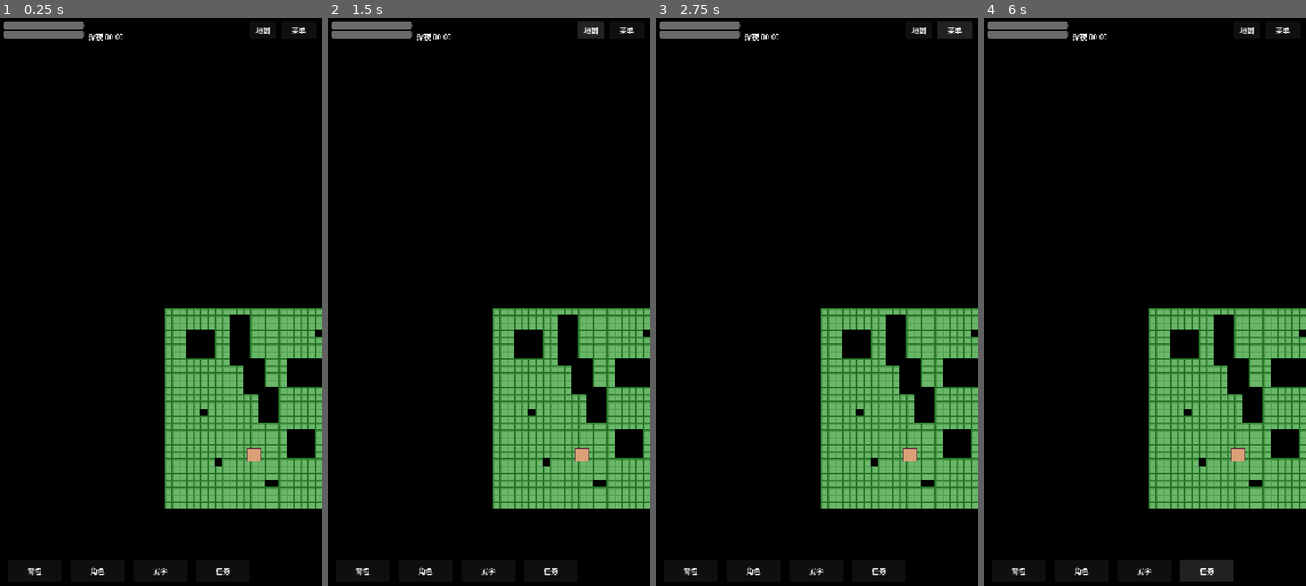
Above: before the commit, frames 1-4 (left to right).
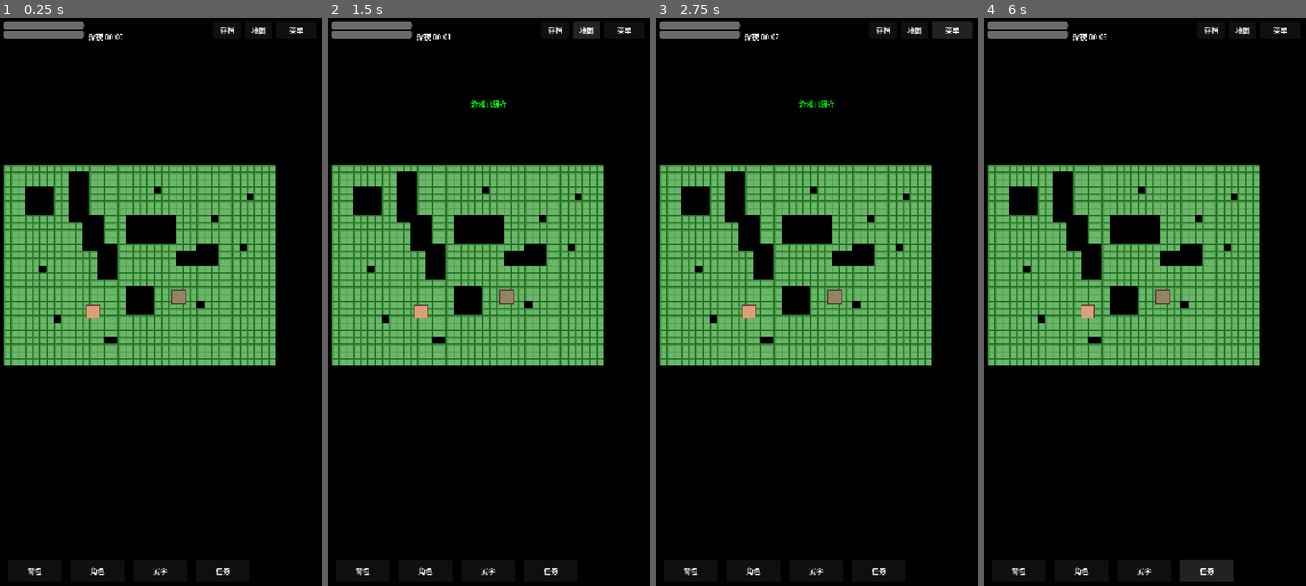
Above: after the commit, the same moments.

Repository: XinTianyu-Sky/WOTW
Game: Godot game, scene res://scenes/world/world.tscn
Two runs of this game, one before a commit and one after it. Both use one fixed random seed, a clock stepped at 60 frames per second and the inputs below. This scene is started directly instead of the project's main scene.
Inputs (mouse positions are in pixels of both pictures, inside the frame that each line leads up to):
- Up to frame 1 (0.25 s): no input
- Up to frame 2 (1.5 s): click (556, 29) at 0.5 s, where only the run after the commit has a clickable "存档"; click "地图" at 1.25 s
- Up to frame 3 (2.75 s): click "菜单" at 2 s
- Up to frame 4 (6 s): click "背包" at 2.75 s; click "角色" at 3.5 s; click "武学" at 4.25 s; click "任务" at 5 s; tap Enter at 5.75 s; hold D (move_right) from 5.78 s (still down); hold E (interact) from 5.78 s (still down)

The runs differ from the first frame. In frame 1, 37% of the frame differs, in the area x 1-100%, y 1-87%; in frame 2, 37%, in the area x 1-100%, y 0-87%; in frame 3, 37%; in frame 4, 37%.

Commit message:
1、添加手动保存功能 2、添加版本变更记录

Diff:
--- a/project.godot
+++ b/project.godot
@@ -89,6 +89,11 @@
 "events": [Object(InputEventKey,"resource_local_to_scene":false,"resource_name":"","device":-1,"window_id":0,"alt_press …(195 unchanged characters)…
 ]
 }
+quick_save={
+"deadzone": 0.5,
+"events": [Object(InputEventKey,"resource_local_to_scene":false,"resource_name":"","device":-1,"window_id":0,"alt_pressed":false,"shift_pressed":false,"ctrl_pressed":false,"meta_pressed":false,"pressed":false,"keycode":4194310,"physical_keycode":0,"key_label":0,"unicode":0,"location":0,"echo":false,"script":null)
+]
+}
 
 [input_devices]
 
--- a/scenes/ui/hud.tscn
+++ b/scenes/ui/hud.tscn
@@ -76,21 +76,29 @@
 offset_right = 374.0
 offset_bottom = 46.0
 
+[node name="SaveBtn" type="Button" parent="TopPanel"]
+layout_mode = 1
+offset_left = 470.0
+offset_top = 0.0
+offset_right = 530.0
+offset_bottom = 38.0
+text = "存档"
+
+[node name="MapBtn" type="Button" parent="TopPanel"]
+layout_mode = 1
+offset_left = 540.0
+offset_top = 0.0
+offset_right = 600.0
+offset_bottom = 38.0
+text = "地图"
+
 [node name="MenuBtn" type="Button" parent="TopPanel"]
 layout_mode = 1
-offset_left = 620.0
+offset_left = 610.0
 offset_top = 0.0
 offset_right = 700.0
 offset_bottom = 38.0
 text = "菜单"
-
-[node name="MapBtn" type="Button" parent="TopPanel"]
-layout_mode = 1
-offset_left = 550.0
-offset_top = 0.0
-offset_right = 610.0
-offset_bottom = 38.0
-text = "地图"
 
 [node name="BottomBar" type="Control" parent="."]
 layout_mode = 3
--- a/scenes/world/world.tscn
+++ b/scenes/world/world.tscn
@@ -7,6 +7,7 @@
 [ext_resource type="PackedScene" path="res://scenes/ui/hud.tscn" id="5_hud"]
 [ext_resource type="PackedScene" path="res://scenes/world/npc.tscn" id="6_npc"]
 [ext_resource type="PackedScene" path="res://scenes/ui/dialogue_ui.tscn" id="7_dialogue"]
+[ext_resource type="Script" path="res://scripts/player/player.gd" id="8_player"]
 
 [sub_resource type="CircleShape2D" id="player_shape"]
 radius = 10.0
@@ -21,6 +22,7 @@
 script = ExtResource("3_map")
 
 [node name="Player" type="CharacterBody2D" parent="."]
+script = ExtResource("8_player")
 position = Vector2(208, 336)
 
 [node name="CollisionShape2D" type="CollisionShape2D" parent="Player"]
--- a/scripts/combat/battle_controller.gd
+++ b/scripts/combat/battle_controller.gd
@@ -97,7 +97,9 @@
 	unit.display_name = data.get("name", "Unknown")
 	unit.is_player_side = is_player
 	unit.stats = data.get("stats", PlayerStats.new())
-	unit.skills = data.get("skills", [])
+	var skills: Array = data.get("skills", [])
+	if skills.size() > 0:
+		unit.external_skill_id = skills[0]
 	unit.sprite_path = data.get("sprite", "")
 	return unit
 
--- a/scripts/core/game_manager.gd
+++ b/scripts/core/game_manager.gd
@@ -92,15 +92,26 @@
 
 # ---- 存档数据构建 ----
 func build_save_data() -> Dictionary:
+	# 同步当前 PlayerStats 到序列化字典
+	_sync_stats_to_dict()
+	# 去掉不可序列化的引用
+	var save_player = player_data.duplicate(true)
+	save_player.erase("_stats_ref")
 	return {
 		"version": "0.1.0",
 		"game_time": game_time,
-		"player_data": player_data,
+		"player_data": save_player,
 		"party_data": party_data,
 		"world_state": world_state,
 		"current_scene": current_scene,
 		"timestamp": Time.get_unix_time_from_system()
 	}
+
+func _sync_stats_to_dict() -> void:
+	var stats = player_data.get("_stats_ref", null) as PlayerStats
+	if not stats:
+		return
+	player_data["stats"] = stats.to_dict()
 
 func load_save_data(data: Dictionary) -> void:
 	game_time = data.get("game_time", 0.0)
--- a/scripts/ui/hud.gd
+++ b/scripts/ui/hud.gd
@@ -18,6 +18,7 @@
 @onready var joystick: TouchScreenButton = $Joystick
 
 # ---- 按钮 ----
+@onready var save_btn: Button = $TopPanel/SaveBtn
 @onready var menu_btn: Button = $TopPanel/MenuBtn
 @onready var inventory_btn: Button = $BottomBar/InventoryBtn
 @onready var character_btn: Button = $BottomBar/CharacterBtn
@@ -37,6 +38,7 @@
 	character_btn.pressed.connect(func(): EventBus.menu_opened.emit("character"))
 	skills_btn.pressed.connect(func(): EventBus.menu_opened.emit("skills"))
 	quest_btn.pressed.connect(func(): EventBus.menu_opened.emit("quest"))
+	save_btn.pressed.connect(func(): SaveManager.save_game(0))
 	map_btn.pressed.connect(func(): EventBus.menu_opened.emit("map"))
 
 	# 监听事件
--- a/scripts/ui/main_menu.gd
+++ b/scripts/ui/main_menu.gd
@@ -16,30 +16,27 @@
 	settings_btn.pressed.connect(_on_settings)
 	quit_btn.pressed.connect(_on_quit)
 
-	# 检查是否有存档
-	var save_exists = FileAccess.file_exists("user://save_data.json")
-	continue_btn.disabled = not save_exists
+	_refresh_continue_btn()
 
 	version_label.text = "v0.1.0"
 
+func _refresh_continue_btn() -> void:
+	var info = SaveManager.get_save_info(0)
+	if info["exists"]:
+		continue_btn.disabled = false
+		continue_btn.text = "再续前缘 (Lv.%d)" % info.get("level", 1)
+	else:
+		continue_btn.disabled = true
+		continue_btn.text = "再续前缘"
+
 func _on_new_game() -> void:
-	# 进入角色创建
 	GameManager.change_scene("res://scenes/ui/character_creation.tscn")
 
 func _on_continue() -> void:
-	var file = FileAccess.open("user://save_data.json", FileAccess.READ)
-	if file:
-		var json = JSON.parse_string(file.get_as_text())
-		file.close()
-		if json:
-			GameManager.load_save_data(json)
-			GameManager.change_scene(GameManager.current_scene)
-			return
-
-	NotificationManager.notify("存档加载失败", "error")
+	if SaveManager.load_game(0):
+		GameManager.change_scene(GameManager.current_scene)
 
 func _on_settings() -> void:
-	# TODO: 打开设置面板
 	pass
 
 func _on_quit() -> void:
--- a/scripts/world/encounter_manager.gd
+++ b/scripts/world/encounter_manager.gd
@@ -3,59 +3,53 @@
 class_name EncounterManager
 extends Node
 
-# 不同地形的遇敌概率（每步）
 const ENCOUNTER_RATES: Dictionary = {
 	0: 0.06,  # grass
 	1: 0.02,  # dirt
 	4: 0.10,  # tree
 }
 const DEFAULT_ENCOUNTER_RATE: float = 0.0
-
-# 最低步数间隔（防止连续遇敌）
 const MIN_STEPS_BETWEEN: int = 8
+const STEP_PX: float = 16.0  # 半格瓦片 = 一次"步"
 
 var _player_ref: Node2D = null
 var _tilemap: TileMapLayer = null
+var _last_player_pos: Vector2 = Vector2(-1, -1)
+var _accumulated_dist: float = 0.0
 var _step_count: int = 0
 var _steps_since_encounter: int = MIN_STEPS_BETWEEN
-var _last_player_pos: Vector2 = Vector2(-1, -1)
 
 func setup(player: Node2D, tilemap: TileMapLayer) -> void:
 	_player_ref = player
 	_tilemap = tilemap
 	_last_player_pos = player.global_position
+	_accumulated_dist = 0.0
 
 func check_encounter() -> bool:
 	if not _player_ref or not _tilemap:
 		return false
 
 	var pos = _player_ref.global_position
-	var dist = pos.distance_to(_last_player_pos)
+	_accumulated_dist += pos.distance_to(_last_player_pos)
 	_last_player_pos = pos
 
-	# 只有移动超过半个瓦片才计数
-	if dist < 16.0:
+	if _accumulated_dist < STEP_PX:
 		return false
 
+	# 一步触发
+	_accumulated_dist -= STEP_PX
 	_step_count += 1
 	_steps_since_encounter += 1
 
-	# 步数冷却中
 	if _steps_since_encounter < MIN_STEPS_BETWEEN:
 		return false
 
-	# 检查当前瓦片类型
 	var tile_pos = _tilemap.local_to_map(pos)
-	var tile_data = _tilemap.get_cell_tile_data(tile_pos)
-	if not tile_data:
-		return false
-
-	# 通过瓦片坐标反推瓦片类型
 	var source_id = _tilemap.get_cell_source_id(tile_pos)
-	var atlas_coords = _tilemap.get_cell_atlas_coords(tile_pos)
 	if source_id == -1:
 		return false
 
+	var atlas_coords = _tilemap.get_cell_atlas_coords(tile_pos)
 	var tile_idx = atlas_coords.x
 	var rate = ENCOUNTER_RATES.get(tile_idx, DEFAULT_ENCOUNTER_RATE)
 	if rate <= 0.0:
@@ -63,22 +57,22 @@
 
 	if randf() < rate:
 		_steps_since_encounter = 0
+		_accumulated_dist = 0.0
 		return true
 
 	return false
 
 func build_enemy_team() -> Array:
-	# MVP 简单敌人：根据玩家等级生成
 	var player_lv = 1
 	var stats = GameManager.player_data.get("_stats_ref", null)
 	if stats:
 		player_lv = stats.level
 
-	var bandit_count = randi() % 2 + 1  # 1-2个敌人
+	var bandit_count = randi() % 2 + 1
 	var team = []
 
 	for i in range(bandit_count):
-		var lv = player_lv + randi() % 3 - 1  # ±1级
+		var lv = player_lv + randi() % 3 - 1
 		lv = max(1, lv)
 
 		var enemy_stats = PlayerStats.new()
--- a/scripts/world/world_manager.gd
+++ b/scripts/world/world_manager.gd
@@ -42,6 +42,9 @@
 	_init_player()
 	_init_hud()
 	_setup_encounter()
+	GameManager.set_phase(GameManager.GamePhase.WORLD_EXPLORATION)
+	# 进入世界自动存档
+	SaveManager.auto_save()
 
 func _setup_encounter() -> void:
 	encounter_manager = EncounterManager.new()
@@ -78,11 +81,16 @@
 	if weather_timer >= weather_duration:
 		_roll_new_weather()
 
+	# F5 快速存档
+	if Input.is_action_just_pressed("quick_save"):
+		SaveManager.save_game(0)
+
 	# 遇敌检测
 	if encounter_manager and encounter_manager.check_encounter():
 		_trigger_encounter()
 
 func _trigger_encounter() -> void:
+	SaveManager.auto_save()
 	var enemy_team = encounter_manager.build_enemy_team()
 	var player_team = _build_player_team()
 	var terrain = {"weather": WEATHER_NAMES[current_weather]}
Not shown: 1 places in scenes/world/world.tscn that only renumber resources
Not shown, changed: scripts/combat/battle_controller.gd.uid
Not shown, changed: scripts/core/game_manager.gd.uid
Not shown, changed: scripts/ui/hud.gd.uid
Not shown, changed: scripts/ui/main_menu.gd.uid
Not shown, changed: scripts/world/encounter_manager.gd.uid
Not shown, changed: scripts/world/world_manager.gd.uid
Not shown, added: CHANGELOG.md
